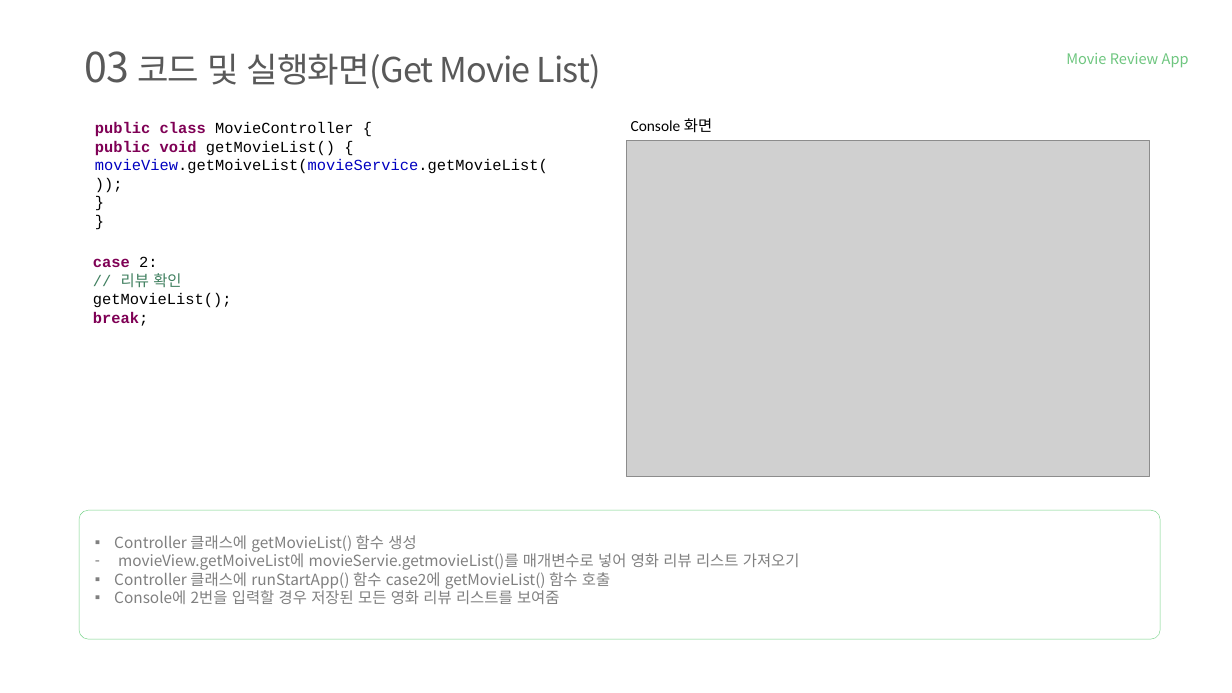
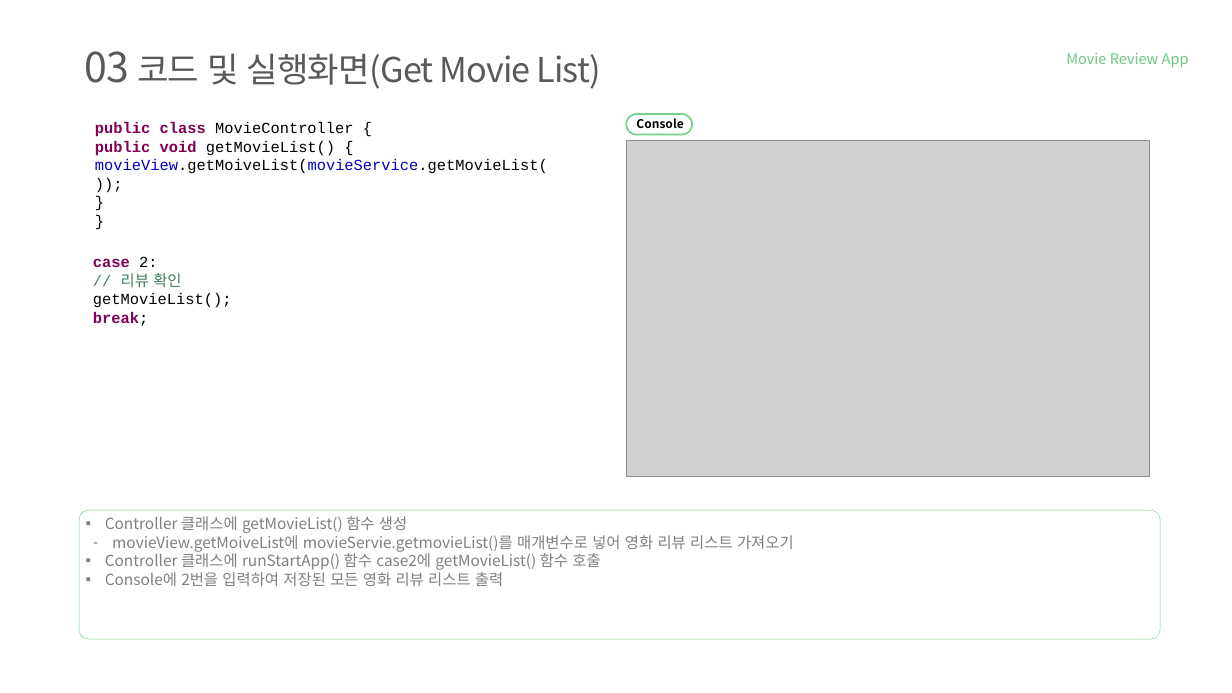
Before and after one commit to tnwjd121/MovieApp, a slide deck: slide 12 of ppt/국비(정보처리기능사)_백수정.pptx. Drawn at 1232x693 pixels with LibreOffice and Linux fonts; fonts in the diff are those of the drawing; grey boxes stand for pictures; background and template pictures are left out. Boxes give left, top, right and bottom in pixels: in the first picture for what was removed or moved away, otherwise in the second. Text is boxed around its words. In the diff, an @@ line names an element or a change of style, - is before the commit and + after.

```diff
--- a/ppt/국비(정보처리기능사)_백수정.pptx
+++ b/ppt/국비(정보처리기능사)_백수정.pptx
@@ rounded rectangle added at [626, 114, 692, 134], outline #75D387 2 pt @@
@@ text at [636, 118, 683, 128]: text changed; size 18 to 14 pt; font Calibri to Noto Sans CJK KR; bold on @@
-Console 화면
+Console
@@ text "Controller 클래스에 getMovieList() 함수 생성": place and size @@
-text "Controller 클래스에 getMovieList() 함수 생성" at [114, 535, 800, 604]
+text "Controller 클래스에 getMovieList() 함수 생성" at [105, 516, 794, 586]
@@ text at [112, 532, 794, 552]: indent changed @@
@@ text at [105, 569, 503, 586]: text changed @@
-▪ Console에 2번을 입력할 경우 저장된 모든 영화 리뷰 리스트를 보여줌
+▪ Console에 2번을 입력하여 저장된 모든 영화 리뷰 리스트 출력
```
Also in this commit, not shown: 19 other slides changed.
